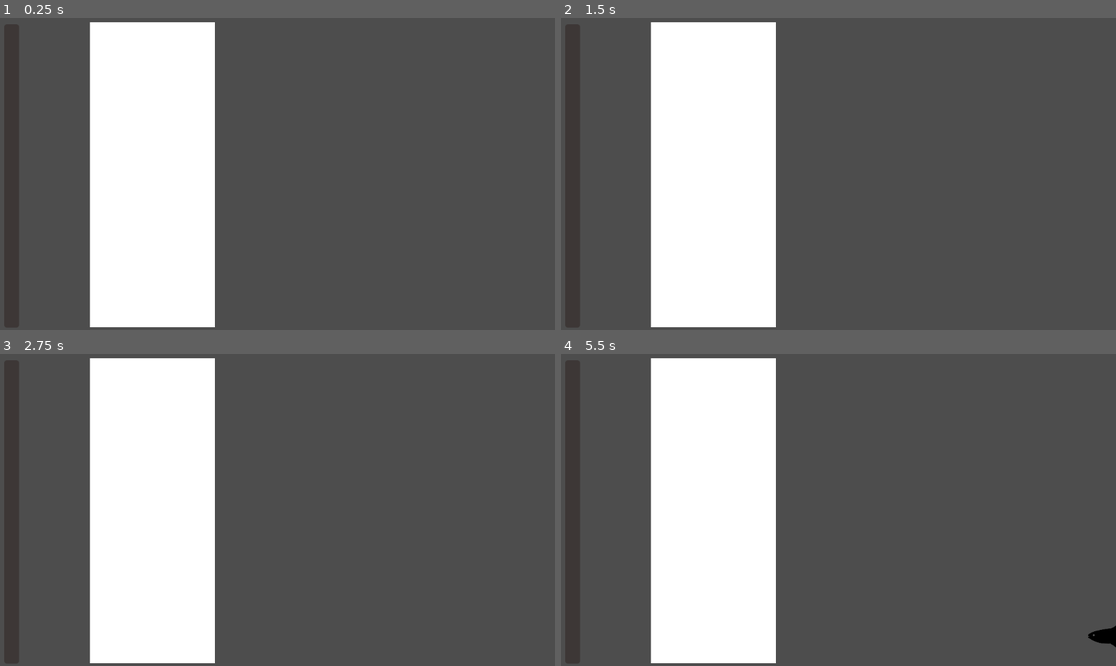
Above: before the commit, frames 1-4 (two rows, left to right).
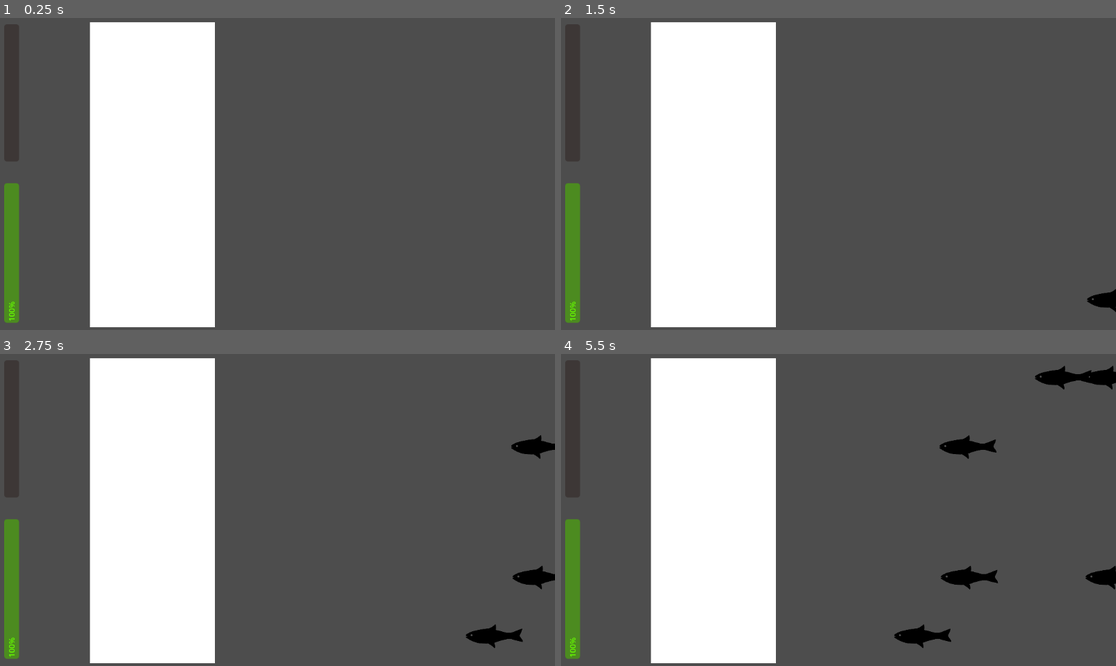
Above: after the commit, the same moments.

Repository: myticalcat/lazer_prot
Game: Godot game, scene res://main.tscn
Same seed, same stepped clock (60 frames per second), same inputs: the game is played once before the commit and once after it.
Inputs (mouse positions are in pixels of both pictures, inside the frame that each line leads up to):
- Up to frame 1 (0.25 s): no input
- Up to frame 2 (1.5 s): tap Enter at 0.5 s; move the mouse to (716, 174) at 0.52 s; click (716, 174) at 0.67 s; move the mouse to (727, 189) at 1.27 s; click (727, 189) at 1.42 s
- Up to frame 3 (2.75 s): move the mouse to (333, 441) at 2.02 s; click (333, 441) at 2.17 s
- Up to frame 4 (5.5 s): move the mouse to (810, 572) at 2.77 s; click (810, 572) at 2.92 s; move the mouse to (1005, 556) at 3.52 s; click (1005, 556) at 3.67 s; move the mouse to (672, 463) at 4.27 s; click (672, 463) at 4.42 s; move the mouse to (866, 510) at 5.02 s; click (866, 510) at 5.17 s

The runs differ from the first frame. In frame 1, 1.2% of the frame differs, in the area x 0-4%, y 52-98%; in frame 2, 1.5%; in frame 3, 2.2%; in frame 4, 3.4%, in the area x 0-100%, y 3-98%.

Commit message:
[feat] edit some param and add gameover screen

Diff:
--- /dev/null
+++ b/Scene/Prefab/HP Bar.gd
@@ -0,0 +1,11 @@
+extends ProgressBar
+
+class_name HPBar
+# Called when the node enters the scene tree for the first time.
+func update(currHp : float):
+	self.value = currHp
+
+	if value == 0 :
+		$Label.text = ""
+		return
+	$Label.text = str(int(value)) + "%"
--- a/Scene/Prefab/enemy_fish.gd
+++ b/Scene/Prefab/enemy_fish.gd
@@ -4,7 +4,7 @@
 
 @export var hp : float = 10
 @export var speed : float = 100
-@export var atk : int = 1
+@export var atk : int = 20
 
 
 func _process(delta):
--- a/Scene/Prefab/enemy_fish.tscn
+++ b/Scene/Prefab/enemy_fish.tscn
@@ -10,7 +10,7 @@
 [node name="enemy fish" type="Node2D"]
 script = ExtResource("1_uhnju")
 
-[node name="Sprite2D" type="Sprite2D" parent="."]
+[node name="Sprite2D" type="Sprite2D" parent="." groups=["Enemy"]]
 scale = Vector2(0.25, 0.25)
 texture = ExtResource("1_gnont")
 
--- a/Scene/Prefab/enemy_spawner.tscn
+++ b/Scene/Prefab/enemy_spawner.tscn
@@ -6,7 +6,6 @@
 script = ExtResource("1_ns8sh")
 
 [node name="SpawnTimer" type="Timer" parent="."]
-wait_time = 5.0
 autostart = true
 
 [connection signal="timeout" from="SpawnTimer" to="." method="_on_spawn_timer_timeout"]
--- a/Scene/Prefab/floating_number.gd
+++ b/Scene/Prefab/floating_number.gd
@@ -3,9 +3,9 @@
 var fade_out_duration = 1.0
 var move_distance = Vector2(0, -50)
 
-func start(text : String):
+func start(text : String, font_size : int = 24):
 	$Label.text = str(text)
-	$Label.add_theme_font_size_override("font_size", 24)
+	$Label.add_theme_font_size_override("font_size", font_size)
 	animate()
 
 func animate():
--- a/Scene/Prefab/floating_number.tscn
+++ b/Scene/Prefab/floating_number.tscn
@@ -1,13 +1,19 @@
-[gd_scene load_steps=2 format=3 uid="uid://cdxy88d14esfd"]
+[gd_scene load_steps=3 format=3 uid="uid://cdxy88d14esfd"]
 
 [ext_resource type="Script" path="res://Scene/Prefab/floating_number.gd" id="1_1o7pj"]
+
+[sub_resource type="LabelSettings" id="LabelSettings_77fer"]
+font_size = 26
+outline_size = 5
+outline_color = Color(0, 0, 0, 1)
 
 [node name="floating_number" type="Node2D"]
 script = ExtResource("1_1o7pj")
 
 [node name="Label" type="Label" parent="."]
 modulate = Color(1, 0, 0, 1)
-offset_right = 40.0
-offset_bottom = 23.0
+offset_right = 73.0
+offset_bottom = 46.0
 text = "text"
+label_settings = SubResource("LabelSettings_77fer")
 horizontal_alignment = 1
--- /dev/null
+++ b/Scene/Prefab/game_over.gd
@@ -0,0 +1,7 @@
+extends Control
+
+signal restart_game
+
+
+func _on_button_pressed():
+	emit_signal('restart_game')
--- /dev/null
+++ b/Scene/Prefab/game_over.tscn
@@ -0,0 +1,39 @@
+[gd_scene load_steps=3 format=3 uid="uid://csyguqg16bhsc"]
+
+[ext_resource type="Script" path="res://Scene/Prefab/game_over.gd" id="1_dh4j5"]
+
+[sub_resource type="LabelSettings" id="LabelSettings_35sxq"]
+font_size = 60
+
+[node name="Control" type="Control"]
+layout_mode = 3
+anchors_preset = 0
+offset_right = 40.0
+offset_bottom = 40.0
+script = ExtResource("1_dh4j5")
+
+[node name="ColorRect" type="ColorRect" parent="."]
+layout_mode = 0
+offset_right = 1152.0
+offset_bottom = 648.0
+color = Color(0, 0, 0, 1)
+
+[node name="Label" type="Label" parent="."]
+layout_mode = 0
+offset_left = 333.0
+offset_top = 81.0
+offset_right = 811.0
+offset_bottom = 178.0
+text = "Game Over :'("
+label_settings = SubResource("LabelSettings_35sxq")
+horizontal_alignment = 1
+
+[node name="Button" type="Button" parent="."]
+layout_mode = 0
+offset_left = 473.0
+offset_top = 284.0
+offset_right = 679.0
+offset_bottom = 400.0
+text = "Main menu"
+
+[connection signal="pressed" from="Button" to="." method="_on_button_pressed"]
--- /dev/null
+++ b/Scene/Prefab/lazer_renderer.gd
@@ -0,0 +1,7 @@
+extends Node2D
+
+signal dead_signal
+
+
+func _on_collision_shape_2d_dead():
+	emit_signal("dead_signal")
--- a/Scene/Prefab/lazer_renderer.tscn
+++ b/Scene/Prefab/lazer_renderer.tscn
@@ -1,20 +1,27 @@
-[gd_scene load_steps=4 format=3 uid="uid://dh1npe0bjpo8o"]
+[gd_scene load_steps=7 format=3 uid="uid://dh1npe0bjpo8o"]
 
+[ext_resource type="Script" path="res://Scene/Prefab/lazer_renderer.gd" id="1_3ecwu"]
 [ext_resource type="Script" path="res://Script/lazer_area.gd" id="1_u5oll"]
 [ext_resource type="Script" path="res://Script/cooldown_bar.gd" id="2_c77uc"]
+[ext_resource type="Script" path="res://Scene/Prefab/HP Bar.gd" id="3_jyf10"]
 
 [sub_resource type="RectangleShape2D" id="RectangleShape2D_yqvnp"]
 size = Vector2(272, 673)
 
+[sub_resource type="RectangleShape2D" id="RectangleShape2D_l21h8"]
+size = Vector2(105, 670)
+
 [node name="LazerRenderer" type="Node2D"]
+script = ExtResource("1_3ecwu")
 
 [node name="Area2D" type="Area2D" parent="."]
 
-[node name="CollisionShape2D" type="CollisionShape2D" parent="Area2D" node_paths=PackedStringArray("cooldown_bar") groups=["dropable"]]
+[node name="CollisionShape2D" type="CollisionShape2D" parent="Area2D" node_paths=PackedStringArray("cooldown_bar", "HP_bar") groups=["dropable"]]
 position = Vector2(318, 326.5)
 shape = SubResource("RectangleShape2D_yqvnp")
 script = ExtResource("1_u5oll")
 cooldown_bar = NodePath("../../Control/ProgressBar")
+HP_bar = NodePath("../../Control/HP Bar")
 
 [node name="ColorRect" type="ColorRect" parent="Area2D/CollisionShape2D"]
 offset_left = -130.0
@@ -35,9 +42,9 @@
 modulate = Color(0.980392, 0.152941, 0, 1)
 layout_mode = 0
 offset_left = 5.0
-offset_top = 642.0
-offset_right = 635.0
-offset_bottom = 673.0
+offset_top = 297.0
+offset_right = 290.0
+offset_bottom = 328.0
 rotation = 4.71239
 show_percentage = false
 script = ExtResource("2_c77uc")
@@ -45,13 +52,42 @@
 
 [node name="Label" type="Label" parent="Control/ProgressBar"]
 layout_mode = 0
-offset_left = 298.0
-offset_top = 2.99973
-offset_right = 340.0
-offset_bottom = 28.9997
+offset_left = 7.99999
+offset_top = 1.99999
+offset_right = 50.0
+offset_bottom = 28.0
 text = "100%"
 horizontal_alignment = 1
 vertical_alignment = 1
 
+[node name="HP Bar" type="ProgressBar" parent="Control"]
+modulate = Color(0.407843, 1, 0, 1)
+layout_mode = 0
+offset_left = 5.0
+offset_top = 632.0
+offset_right = 295.0
+offset_bottom = 663.0
+rotation = 4.71239
+show_percentage = false
+script = ExtResource("3_jyf10")
+
+[node name="Label" type="Label" parent="Control/HP Bar"]
+layout_mode = 0
+offset_left = 3.0
+offset_top = 3.0
+offset_right = 45.0
+offset_bottom = 29.0
+text = "100%"
+horizontal_alignment = 1
+vertical_alignment = 1
+
+[node name="DangerZone" type="Area2D" parent="."]
+
+[node name="CollisionShape2D" type="CollisionShape2D" parent="DangerZone"]
+position = Vector2(112, 325)
+shape = SubResource("RectangleShape2D_l21h8")
+
 [connection signal="mouse_entered" from="Area2D" to="Area2D/CollisionShape2D" method="_on_area_2d_mouse_entered"]
 [connection signal="mouse_exited" from="Area2D" to="Area2D/CollisionShape2D" method="_on_area_2d_mouse_exited"]
+[connection signal="dead" from="Area2D/CollisionShape2D" to="." method="_on_collision_shape_2d_dead"]
+[connection signal="area_entered" from="DangerZone" to="Area2D/CollisionShape2D" method="_on_danger_zone_area_entered"]
--- a/Script/lazer.gd
+++ b/Script/lazer.gd
@@ -38,4 +38,4 @@
 		await get_tree().create_timer(current_interval).timeout
 
 func get_damage() -> float:
-	return damage * 100 / scale.y
+	return damage * 50 / scale.y
--- a/Script/lazer_area.gd
+++ b/Script/lazer_area.gd
@@ -9,7 +9,14 @@
 var cooldown_timer = 0.0
 var lazer : Node2D = null
 var is_cooling_down = false
+var hp = 100
 @export var cooldown_bar : CooldownProgress
+@export var HP_bar : HPBar
+signal dead
+
+
+func _ready():
+	HP_bar.update(hp)
 
 func _process(delta):
 	if(lazer == null):
@@ -31,7 +38,7 @@
 			var damage_number = preload("res://Scene/Prefab/floating_number.tscn").instantiate()
 			add_sibling(damage_number)
 			damage_number.global_position = get_global_mouse_position() + Vector2(randi_range(-10, 10), randi_range(-10, 10))
-			damage_number.start("cooling down!")
+			damage_number.start("cooling down!", 5)
 		return
 	if not mouse_down:
 		if is_lazer_crt:
@@ -80,3 +87,15 @@
 
 func _on_area_2d_mouse_exited():
 	is_mouse_in = false
+
+func damaged(damage : float):
+	hp -= damage
+	if(hp <= 0):
+		hp = 0
+		print('dead1')
+		emit_signal('dead')
+	HP_bar.update(hp)
+
+func _on_danger_zone_area_entered(area):
+	damaged(area.owner.atk)
+	area.owner.queue_free()
--- /dev/null
+++ b/Script/main.gd
@@ -0,0 +1,11 @@
+extends Node2D
+
+
+# Called when the node enters the scene tree for the first time.
+func _ready():
+	pass # Replace with function body.
+
+
+# Called every frame. 'delta' is the elapsed time since the previous frame.
+func _process(delta):
+	pass
--- /dev/null
+++ b/Script/main_loader.gd
@@ -0,0 +1,20 @@
+extends Node2D
+
+
+
+func _ready():
+	$GameOver.set_process(false)
+	$GameOver.visible = false
+
+# Called every frame. 'delta' is the elapsed time since the previous frame.
+func _process(delta):
+	pass
+
+
+func _on_lazer_renderer_dead_signal():
+	$GameOver.set_process(true)
+	$GameOver.visible = true
+
+
+func _on_game_over_restart_game():
+	get_tree().reload_current_scene()
--- a/main.tscn
+++ b/main.tscn
@@ -1,9 +1,12 @@
-[gd_scene load_steps=3 format=3 uid="uid://1i1twiq0wqi8"]
+[gd_scene load_steps=5 format=3 uid="uid://1i1twiq0wqi8"]
 
 [ext_resource type="PackedScene" uid="uid://dh1npe0bjpo8o" path="res://Scene/Prefab/lazer_renderer.tscn" id="1_gw834"]
+[ext_resource type="Script" path="res://Script/main_loader.gd" id="1_ro4us"]
 [ext_resource type="PackedScene" uid="uid://duwsred5mg4tt" path="res://Scene/Prefab/enemy_spawner.tscn" id="2_cadmh"]
+[ext_resource type="PackedScene" uid="uid://csyguqg16bhsc" path="res://Scene/Prefab/game_over.tscn" id="3_hmgdh"]
 
 [node name="Main" type="Node2D"]
+script = ExtResource("1_ro4us")
 
 [node name="LazerRenderer" parent="." instance=ExtResource("1_gw834")]
 
@@ -21,3 +24,9 @@
 
 [node name="enemy_spawner5" parent="." instance=ExtResource("2_cadmh")]
 position = Vector2(1201, 586)
+
+[node name="GameOver" parent="." instance=ExtResource("3_hmgdh")]
+visible = false
+
+[connection signal="dead_signal" from="LazerRenderer" to="." method="_on_lazer_renderer_dead_signal"]
+[connection signal="restart_game" from="GameOver" to="." method="_on_game_over_restart_game"]
